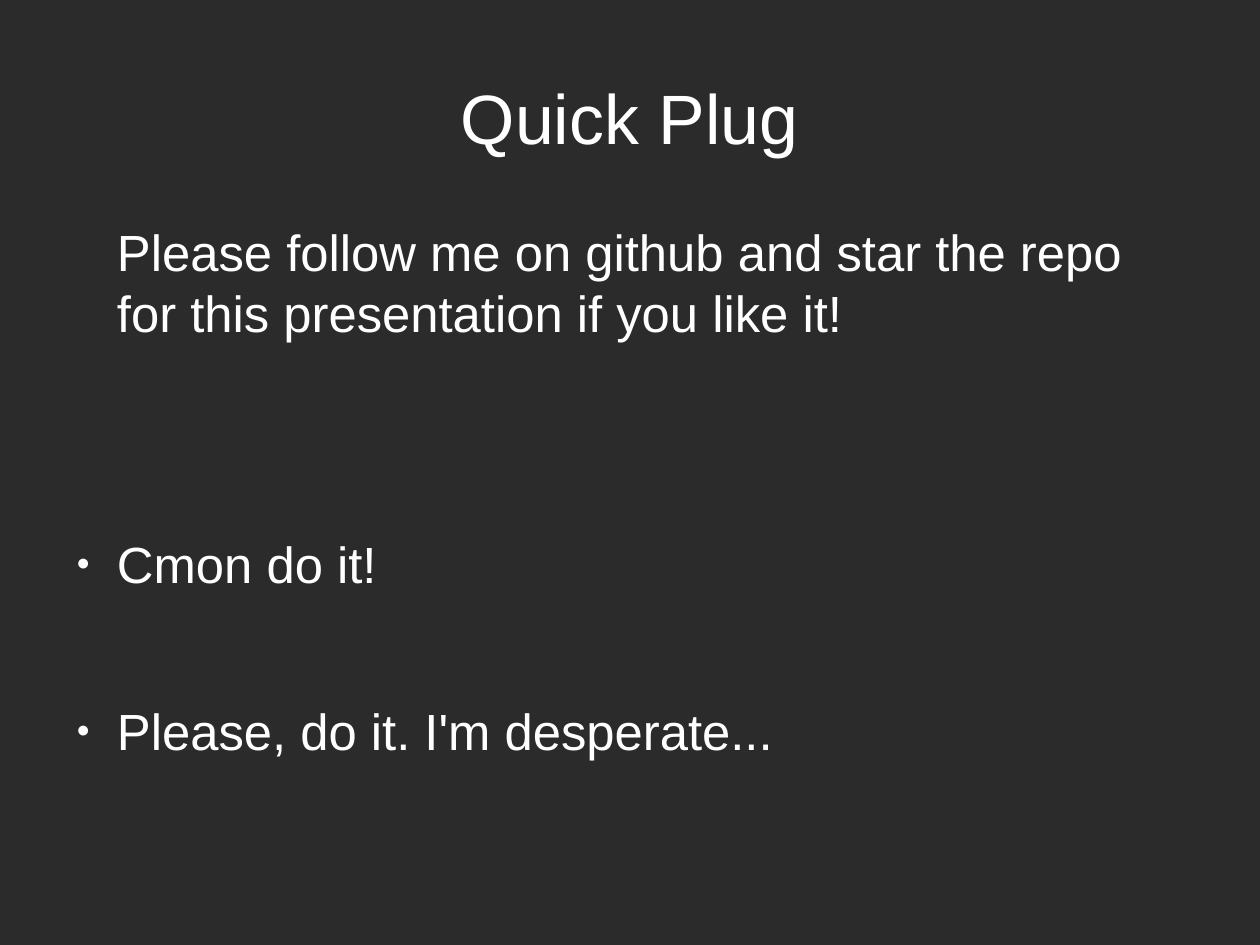
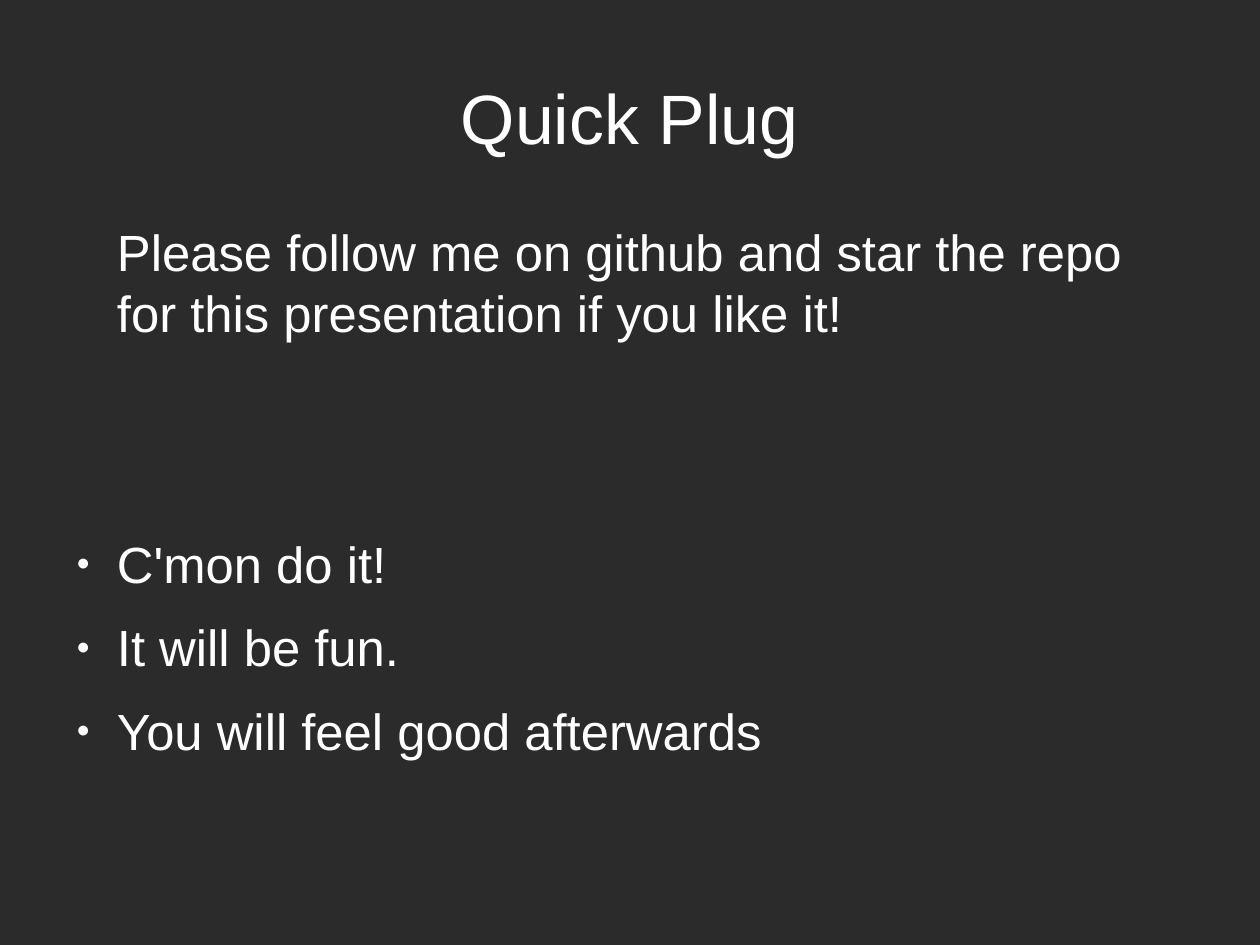
Before and after one commit to Andrew-Max/rails-seminar-materials, a slide deck: slide 3 of try_rails_slides.odp. Drawn at 1260x945 pixels with LibreOffice and Linux fonts; fonts in the diff are those of the drawing; background and template pictures are left out; a plain dark background stands for a picture behind light text. Boxes give left, top, right and bottom in pixels: in the first picture for what was removed or moved away, otherwise in the second. Text is boxed around its words. In the diff, an @@ line names an element or a change of style, - is before the commit and + after.

Commit message:
minor slide update

```diff
--- a/try_rails_slides.odp
+++ b/try_rails_slides.odp
@@ text at [117,546,761,760]: text changed @@
-● Cmon do it!
-● Please, do it. I'm desperate...
+● C'mon do it!
+● It will be fun.
+● You will feel good afterwards
```
Also in this commit, not shown: 1 other slide changed.
